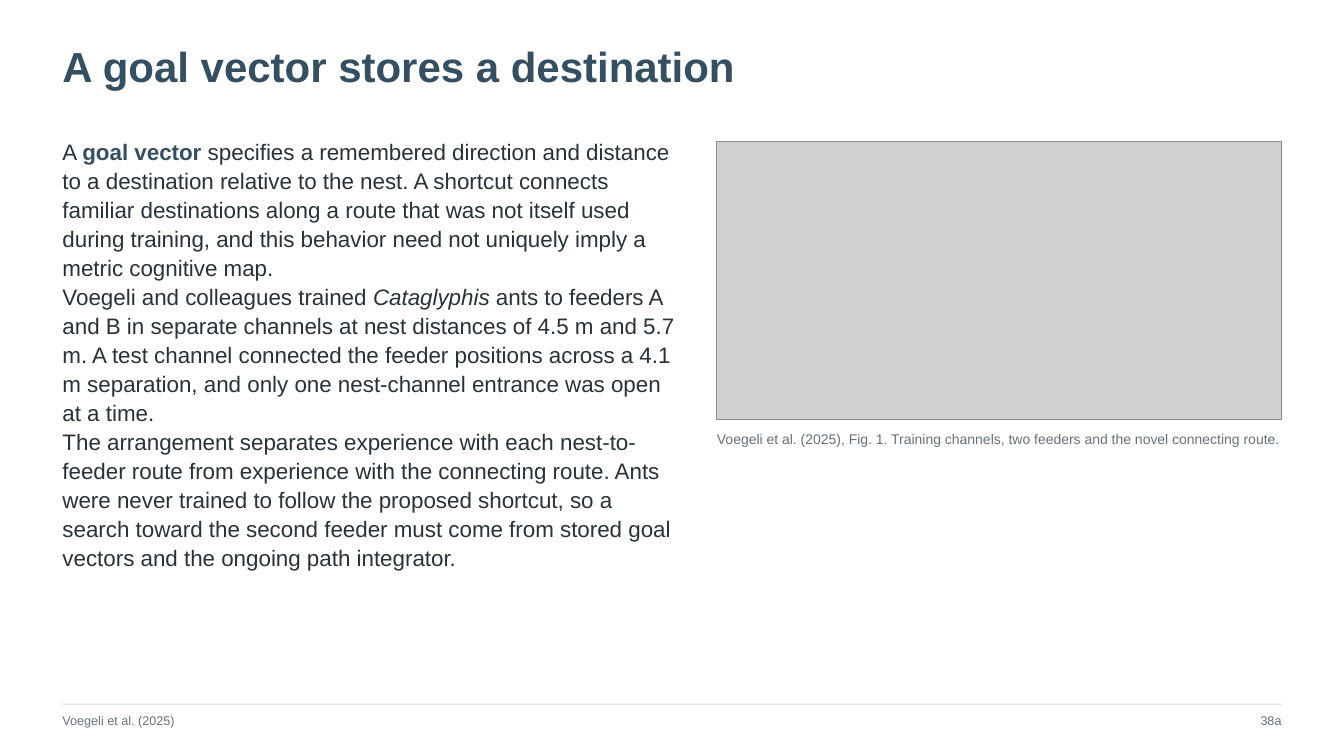
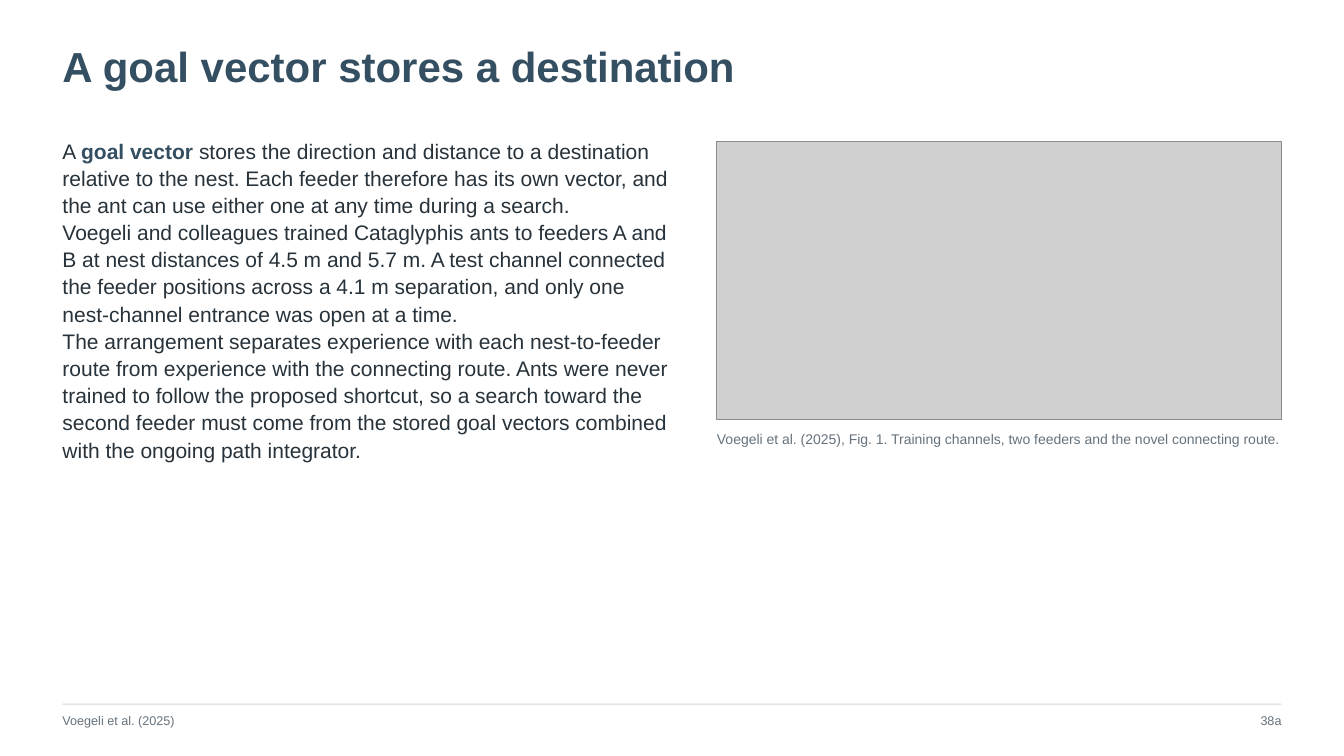
Before and after one commit to jordanxxlopez/NEUROETHOLOGY, a slide deck: slide 52 of scaffolded/Neuroethology_Lecture28_FA2026_SCAFFOLDED.pptx. Drawn at 1344x756 pixels with LibreOffice and Linux fonts; fonts in the diff are those of the drawing; grey boxes stand for pictures. Boxes give left, top, right and bottom in pixels: in the first picture for what was removed or moved away, otherwise in the second. Text is boxed around its words. In the diff, an @@ line names an element or a change of style, - is before the commit and + after.

```diff
--- a/scaffolded/Neuroethology_Lecture28_FA2026_SCAFFOLDED.pptx
+++ b/scaffolded/Neuroethology_Lecture28_FA2026_SCAFFOLDED.pptx
@@ text at (x1=62, y1=143, x2=668, y2=462): text changed; size 16 to 15 pt @@
-A goal vector specifies a remembered direction and distance to a destination relative to the nest. A shortcut connects familiar destinations along a route that was not itself used during training, and this behavior need not uniquely imply a metric cognitive map.
-Voegeli and colleagues trained Cataglyphis ants to feeders A and B in separate channels at nest distances of 4.5 m and 5.7 m. A test channel connected the feeder positions across a 4.1 m separation, and only one nest-channel entrance was open at a time.
-The arrangement separates experience with each nest-to-feeder route from experience with the connecting route. Ants were never trained to follow the proposed shortcut, so a search toward the second feeder must come from stored goal vectors and the ongoing path integrator.
+A goal vector stores the direction and distance to a destination relative to the nest. Each feeder therefore has its own vector, and the ant can use either one at any time during a search.
+Voegeli and colleagues trained Cataglyphis ants to feeders A and B at nest distances of 4.5 m and 5.7 m. A test channel connected the feeder positions across a 4.1 m separation, and only one nest-channel entrance was open at a time.
+The arrangement separates experience with each nest-to-feeder route from experience with the connecting route. Ants were never trained to follow the proposed shortcut, so a search toward the second feeder must come from the stored goal vectors combined with the ongoing path integrator.
```
Also in this commit, not shown: 16 other slides changed, 21 other files.
